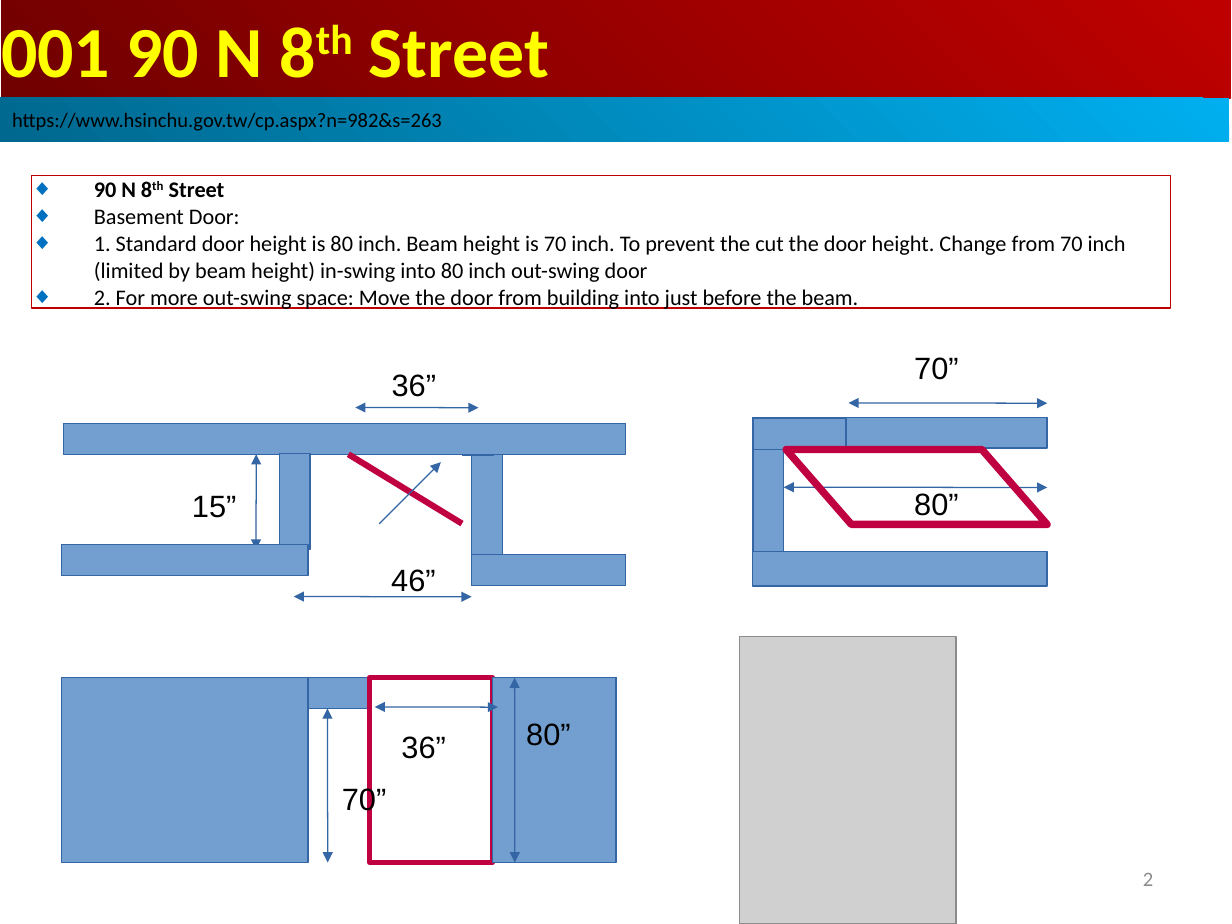
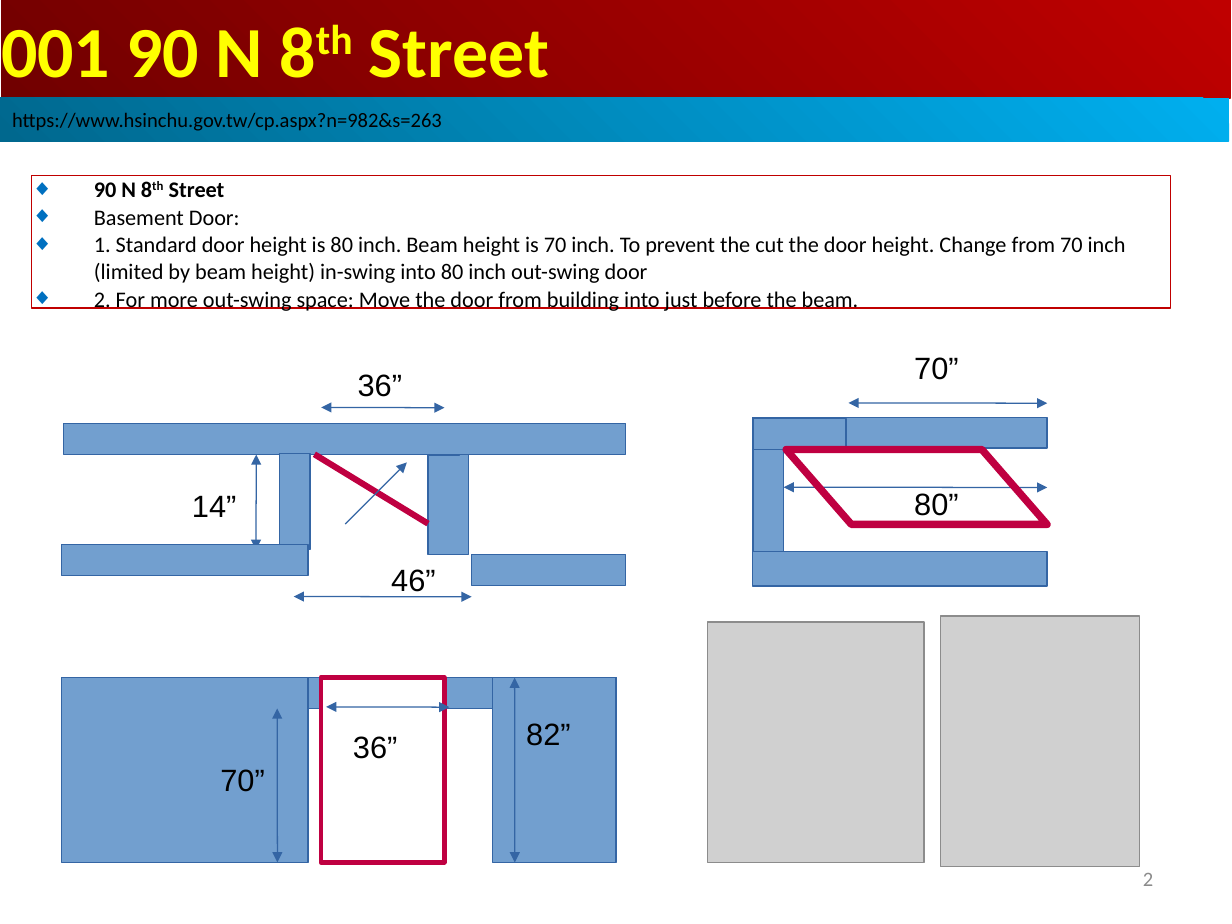
Before and after one commit to peterhchen/1000_Family, a slide deck: slide 2 of Real_Estate/SanJose_90_8th/000_90N8th_SanJose_BasementDoor.ppt. Drawn at 1232x924 pixels with LibreOffice and Linux fonts; fonts in the diff are those of the drawing; grey boxes stand for pictures. Boxes give left, top, right and bottom in pixels: in the first picture for what was removed or moved away, otherwise in the second. Text is boxed around its words. In the diff, an @@ line names an element or a change of style, - is before the commit and + after.

```diff
--- a/Real_Estate/SanJose_90_8th/000_90N8th_SanJose_BasementDoor.ppt
+++ b/Real_Estate/SanJose_90_8th/000_90N8th_SanJose_BasementDoor.ppt
@@ 1 text, 1 rectangle, 1 double arrow, 1 arrow, 1 line: place and size @@
-1 text, 1 rectangle, 1 double arrow, 1 arrow, 1 line at <box>349,374,493,524</box>
+1 text, 1 rectangle, 1 double arrow, 1 arrow, 1 line at <box>314,374,460,524</box>
@@ rectangle: place and size @@
-rectangle at <box>472,453,503,554</box>
+rectangle at <box>428,453,468,554</box>
@@ text at <box>192,495,237,517</box>: text changed @@
-15”
+14”
@@ picture: place and size @@
-picture at <box>739,637,956,924</box>
+picture at <box>707,622,924,862</box>
@@ picture added at <box>940,616,1140,867</box> @@
@@ 2 double arrows, 1 text, 1 rectangle: place and size @@
-2 double arrows, 1 text, 1 rectangle at <box>328,678,498,862</box>
+2 double arrows, 1 text, 1 rectangle at <box>277,678,450,862</box>
@@ text at <box>526,723,571,746</box>: text changed @@
-80”
+82”
@@ text "70”" rewrapped from <box>342,785,387,815</box> to <box>220,769,265,792</box> @@
```
